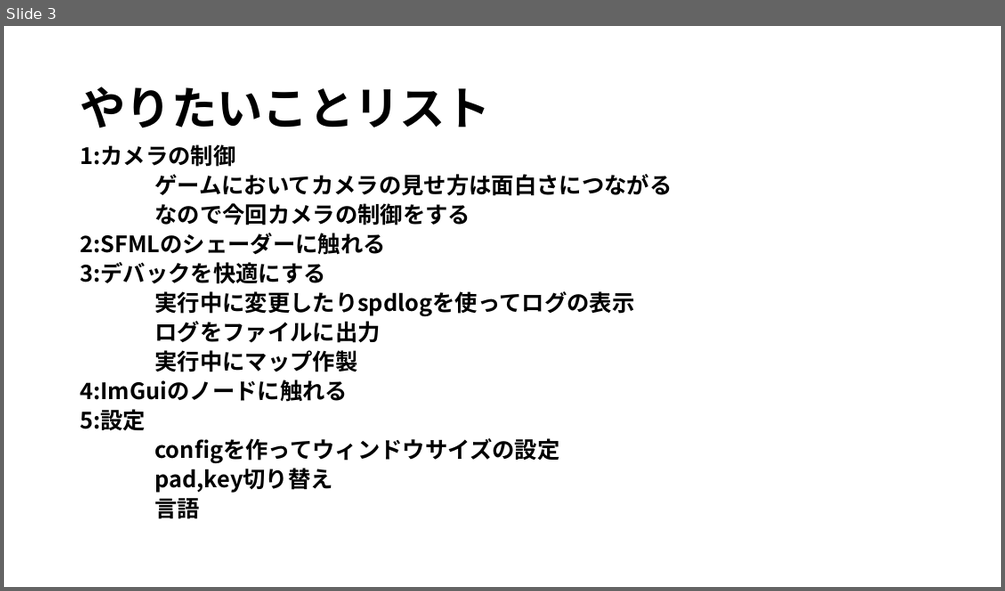
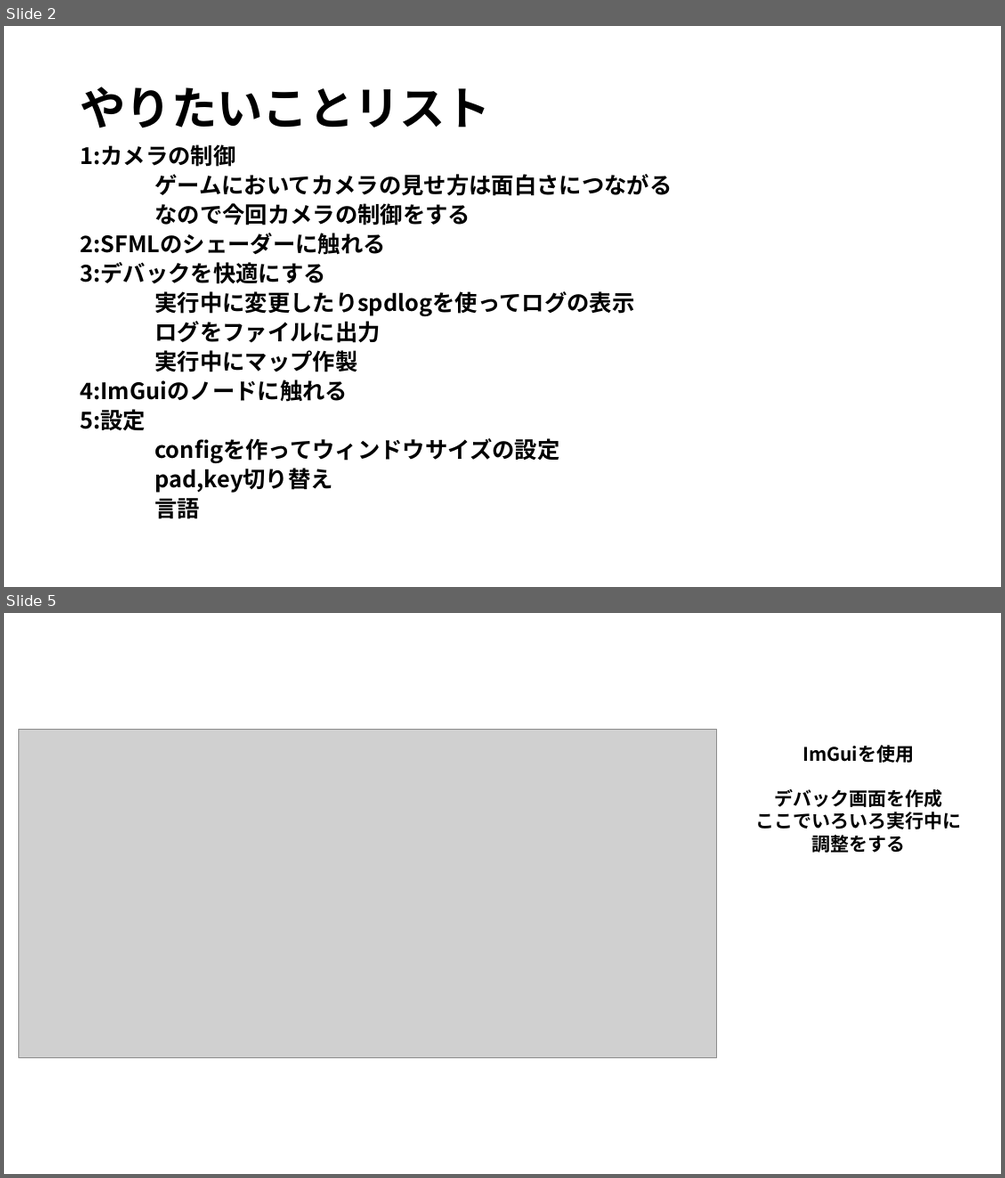
Before and after one commit to KDT-Takai/POE, a slide deck: ゲーム制作.pptx. Shown one above the other, each under a label of ours: slide 3 before the commit, slides 2 and 5 after it; the slides between them are not shown. The pictures are 1005x591 and 1005x1178 pixels, drawn with LibreOffice and Linux fonts; fonts in the diff are those of the drawing; grey boxes stand for pictures. Boxes give left, top, right and bottom in pixels: in the first picture for what was removed or moved away, otherwise in the second. Text is boxed around its words. In the diff, an @@ line names an element or a change of style, - is before the commit and + after.

```diff
--- a/ゲーム制作.pptx
+++ b/ゲーム制作.pptx
@@ slide 5 added at bbox=[4, 613, 1001, 1174], background #FFFFFF @@
@@ picture added at bbox=[19, 729, 717, 1057] @@
@@ text added at bbox=[755, 745, 961, 852], 18 pt, text #000000, bold @@
+ImGuiを使用
+デバック画面を作成
+ここでいろいろ実行中に
+調整をする
@@ what was slide 3 is now slide 2 @@
```
Also in this commit, not shown: 2 slides changed, 9 other files.
